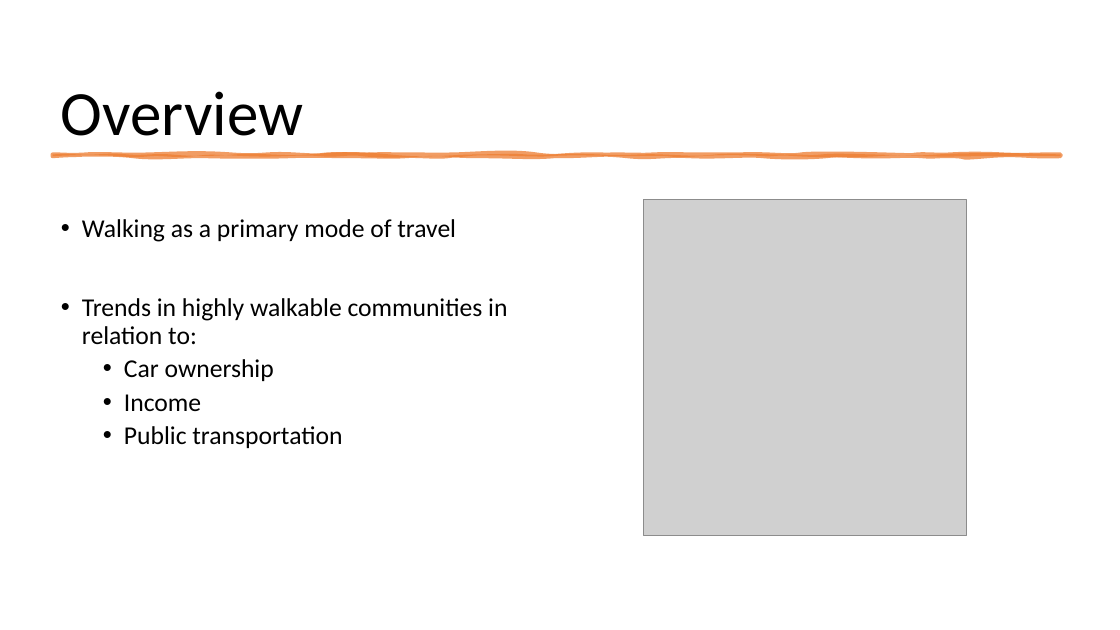
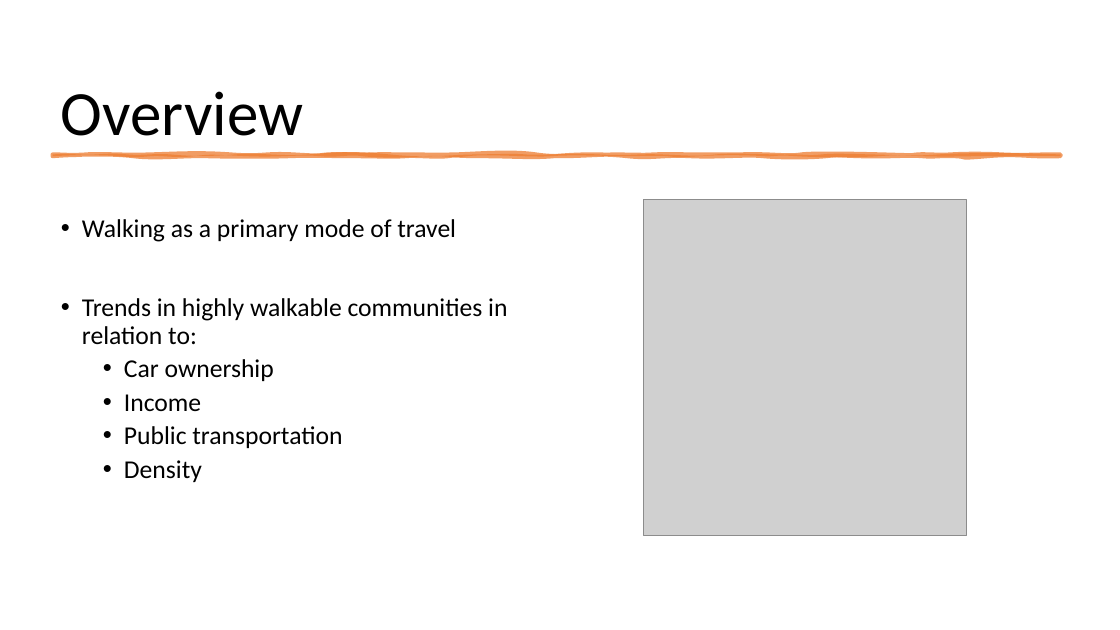
Before and after one commit to mbarre8/Project_1, a slide deck: slide 2 of Project1-PP f.pptx. Drawn at 1120x630 pixels with LibreOffice and Linux fonts; fonts in the diff are those of the drawing; grey boxes stand for pictures. Boxes give left, top, right and bottom in pixels: in the first picture for what was removed or moved away, otherwise in the second. Text is boxed around its words. In the diff, an @@ line names an element or a change of style, - is before the commit and + after.

```diff
--- a/Project1-PP f.pptx
+++ b/Project1-PP f.pptx
@@ text at <box>124,460,202,482</box>: paragraph added @@
+  • Density
```
Also in this commit, not shown: 4 other slides changed, 21 other files.
